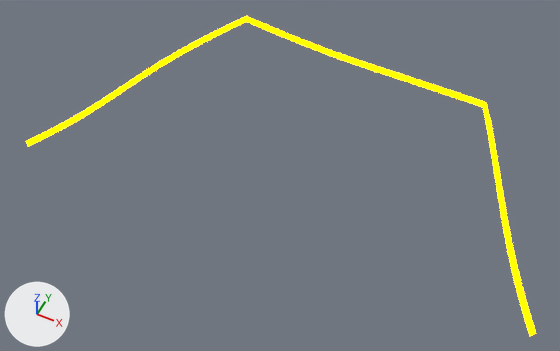
The Blender file Assets/MyAssets/Models/lightbulb/filament bulb_lowpoly.blend: old version first, new version second.
Camera for both pictures: a 50 mm camera at (0.421, -0.71, 1.409) aimed at (-0.017, 0.166, 0.314). Lighting does not change. The marker at lower left points along +X, +Y and +Z.

Objects in the first picture: 'bulbFilament'.
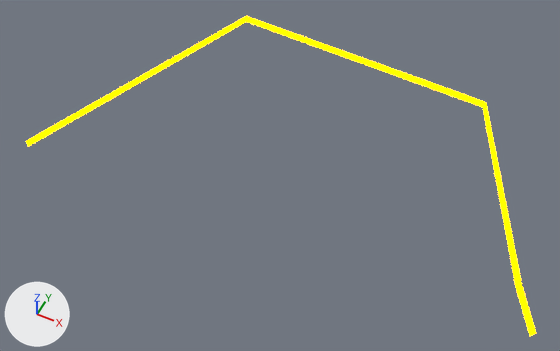
What differs and where, as boxes [x1, y1, x2, y2] in the pictures (560 x 351 px):
'bulbFilament', modifiers changed
    both: [26, 16, 536, 336]

What changed in the scene script:
```text
Change ob_bulbfilament:
    add _m = ob_bulbfilament.modifiers.new('Decimate', 'DECIMATE')
    add _m.decimate_type = 'DISSOLVE'
```
